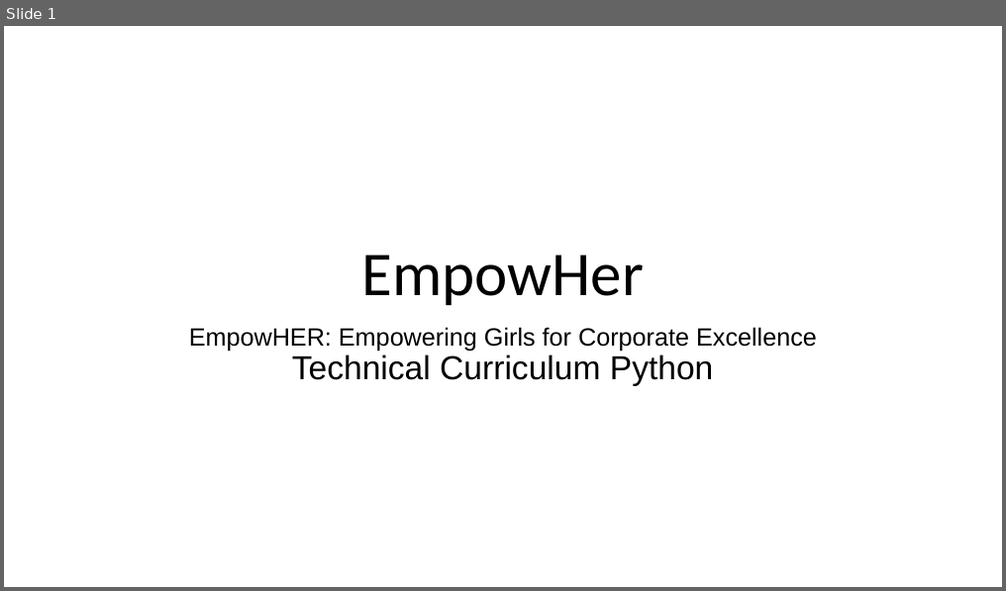
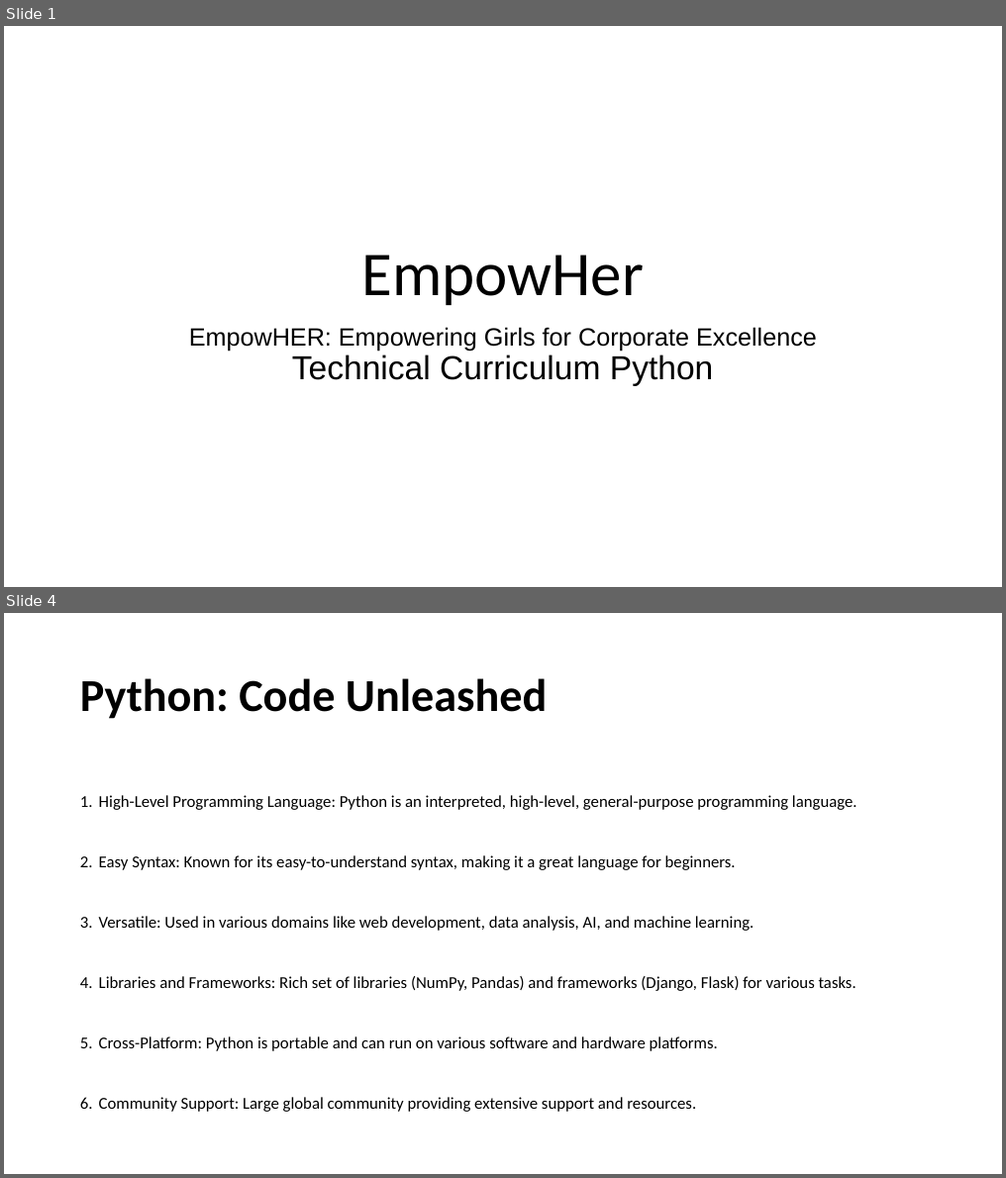
Before and after one commit to spoorthiempowher/Empowher-Curriculum, a slide deck: Python/EmpowHer - Python Curriculum.pptx. Shown one above the other, each under a label of ours: slide 1 before the commit, slides 1 and 4 after it; the slides between them are not shown. The pictures are 1006x591 and 1006x1178 pixels, drawn with LibreOffice and Linux fonts; fonts in the diff are those of the drawing. Boxes give left, top, right and bottom in pixels: in the first picture for what was removed or moved away, otherwise in the second. Text is boxed around its words. In the diff, an @@ line names an element or a change of style, - is before the commit and + after.

```diff
--- a/Python/EmpowHer - Python Curriculum.pptx
+++ b/Python/EmpowHer - Python Curriculum.pptx
@@ slide 4 added at (4,613,1002,1174), background #FFFFFF @@
@@ title added at (80,678,547,719), 44 pt, text #000000, bold @@
+Python: Code Unleashed
@@ text added at (99,795,857,1112), 16 pt, text #000000 @@
+1. High-Level Programming Language: Python is an interpreted, high-level, general-purpose programming language.
+2. Easy Syntax: Known for its easy-to-understand syntax, making it a great language for beginners.
+3. Versatile: Used in various domains like web development, data analysis, AI, and machine learning.
+4. Libraries and Frameworks: Rich set of libraries (NumPy, Pandas) and frameworks (Django, Flask) for various tasks.
+5. Cross-Platform: Python is portable and can run on various software and hardware platforms.
+6. Community Support: Large global community providing extensive support and resources.
```
Also in this commit, not shown: 1 slide changed, 29 other slides added.
